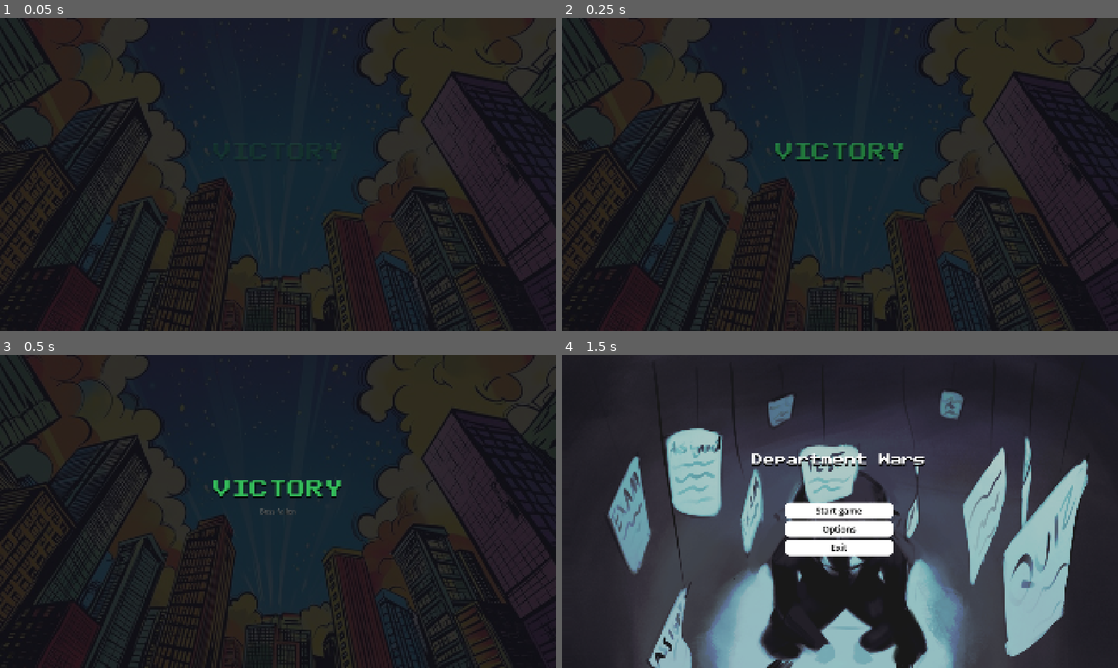
Above: before the commit, frames 1-4 (two rows, left to right).
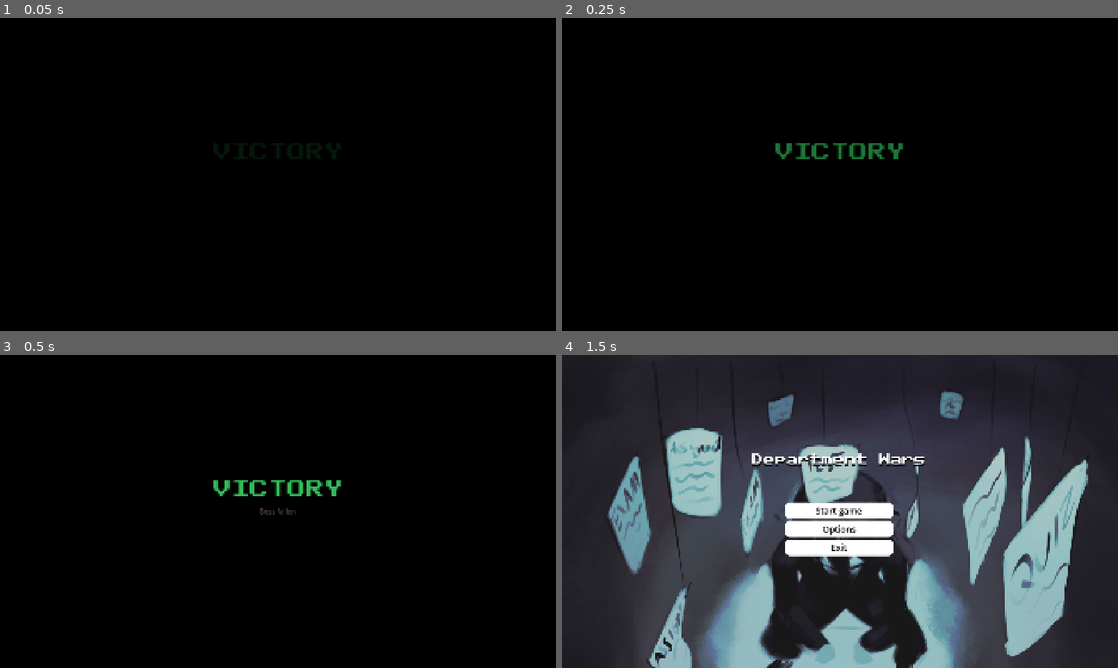
Above: after the commit, the same moments.

Repository: hxc6806/Department-Wars
Game: Godot game, scene res://Scenes/win_screen.tscn
Two runs of this game, one before a commit and one after it. Both use one fixed random seed, a clock stepped at 60 frames per second and the inputs below. This scene is started directly instead of the project's main scene.
Inputs (mouse positions are in pixels of both pictures, inside the frame that each line leads up to):
- Up to frame 1 (0.05 s): no input
- Up to frame 2 (0.25 s): no input
- Up to frame 3 (0.5 s): no input
- Up to frame 4 (1.5 s): tap Enter at 0.5 s; move the mouse to (962, 495) at 0.52 s; click (962, 495) at 0.67 s; click "Return to Menu" at 1.25 s

The runs differ from the first frame. In frame 1, 83% of the frame differs, in the area x 0-100%, y 0-100%; in frame 2, 82%; in frame 3, 82%; in frame 4, nothing differs.

Commit message:
changed win screen to black and fixed a bug

Diff:
--- a/department-wars/Scenes/main_menu.tscn
+++ b/department-wars/Scenes/main_menu.tscn
@@ -201,7 +201,6 @@
 [node name="AudioStreamPlayer" type="AudioStreamPlayer" parent="." unique_id=410246597]
 stream = ExtResource("3_n45e2")
 autoplay = true
-bus = &"Music"
 
 [node name="Options" type="Panel" parent="." unique_id=1125336746]
 layout_mode = 1
--- a/department-wars/Scenes/win_screen.tscn
+++ b/department-wars/Scenes/win_screen.tscn
@@ -59,7 +59,7 @@
 anchor_bottom = 1.0
 grow_horizontal = 2
 grow_vertical = 2
-color = Color(0.08235294, 0.08235294, 0.12156863, 0.6)
+color = Color(0, 0, 0, 1)
 
 [node name="Title" type="Label" parent="." unique_id=2065809618]
 layout_mode = 1
--- a/department-wars/Scripts/run_setup.gd
+++ b/department-wars/Scripts/run_setup.gd
@@ -153,11 +153,9 @@
   route.finish()
   if is_boss_encounter:
    is_boss_encounter=false
-   if is_last_floor():
-    get_tree().change_scene_to_file("res://Scenes/win_screen.tscn")
-    return
    state="floor_clear"
-   start_next_floor()
+   if is_last_floor(): get_tree().change_scene_to_file("res://Scenes/win_screen.tscn")
+   else: start_next_floor()
    return
   state="map"
   _finish_route_or_show_map()
Not shown: 1 places in department-wars/Scenes/main_menu.tscn that only renumber resources
